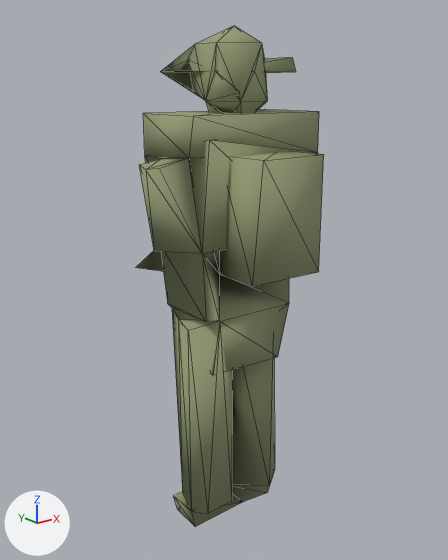
Renders of the glTF model assets/models/units/trooper_us.lod2.glb from each side of a commit.
Both versions are drawn from a camera (50 mm lens) standing at (-1.485, -1.811, 1.757) and looking at (0.036, 0.09, 0.997). Arrows for +X, +Y and +Z are at lower left; the lights stay in place. The picture after the commit comes second. Mesh edges are drawn as thin lines.
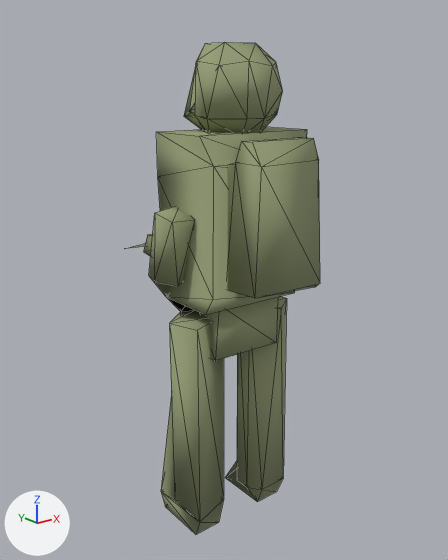
Changed parts and their boxes (x1, y1, x2, y2) in the pictures (448 x 560 px):
'Mesh_0', reshaped
    before: (136, 26, 324, 527)
    after: (125, 42, 320, 534)
part 1 of me_mesh_0, rebuilt
    before: (136, 109, 324, 527)
    after: (125, 127, 307, 534)
part 2 of me_mesh_0, rebuilt (26% narrower)
    before: (161, 26, 296, 113)
    after: (184, 42, 283, 133)
part 3 of me_mesh_0, added
    after: (227, 137, 320, 298)

The change, as a list of edits to the scene's bpy script:
```text
Change me_mesh_0:
    used by ob_mesh_0; location = (0.0, 0.0, 0.0)
    remove me_mesh_0.from_pydata(...)  # 119 vertices, 257 faces; spans x -0.4..0.4, y -0.33..0.55, z -0.03..1.96
    add me_mesh_0.from_pydata(...)  # 152 vertices, 334 faces; spans x -0.33..0.33, y -0.34..0.38, z -0.03..1.9
    me_mesh_0 part 1: the loose piece of 89 vertices spanning x -0.4..0.4, y -0.33..0.55, z -0.03..1.67 is rebuilt with 99 vertices and now spans x -0.33..0.33, y -0.15..0.38, z -0.03..1.6
    me_mesh_0 part 2: the loose piece of 30 vertices spanning x -0.2..0.2, y -0.13..0.16, z 1.62..1.96 is rebuilt with 36 vertices and now spans x -0.17..0.17, y -0.18..0.16, z 1.53..1.9
    me_mesh_0 part 3: a new loose piece of 17 vertices spanning x -0.16..0.16, y -0.34..-0.12, z 1.05..1.58, in mat_trooper_us (greyish green #959e76)
```
